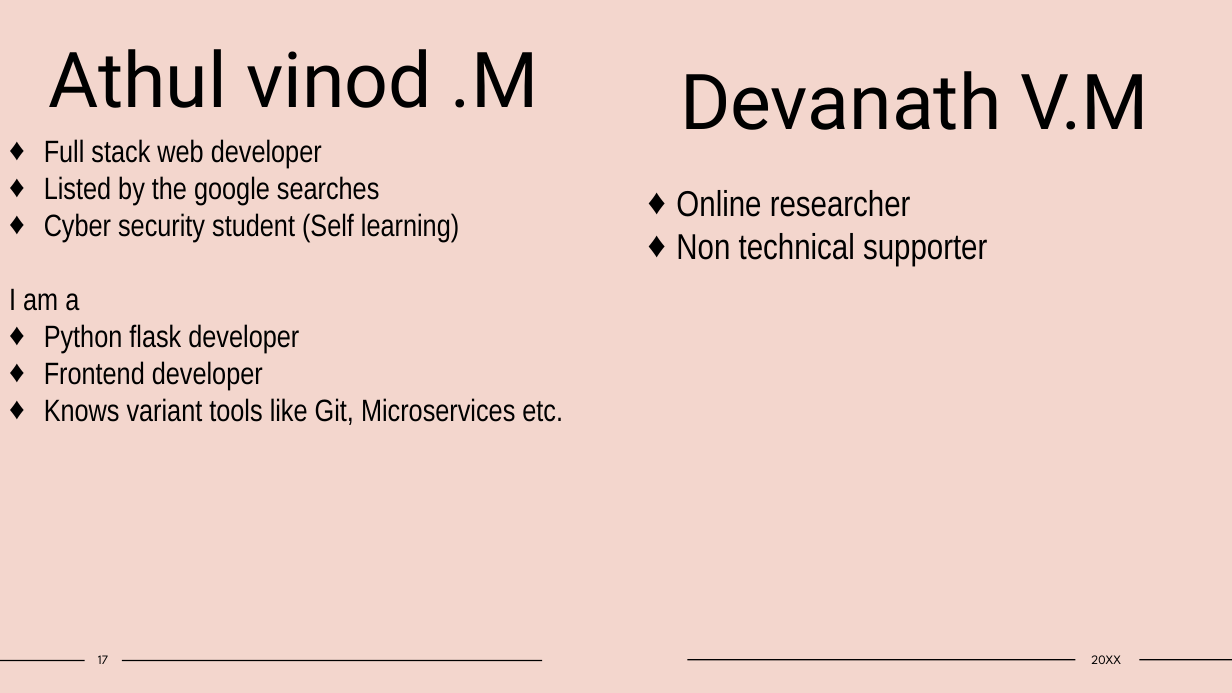
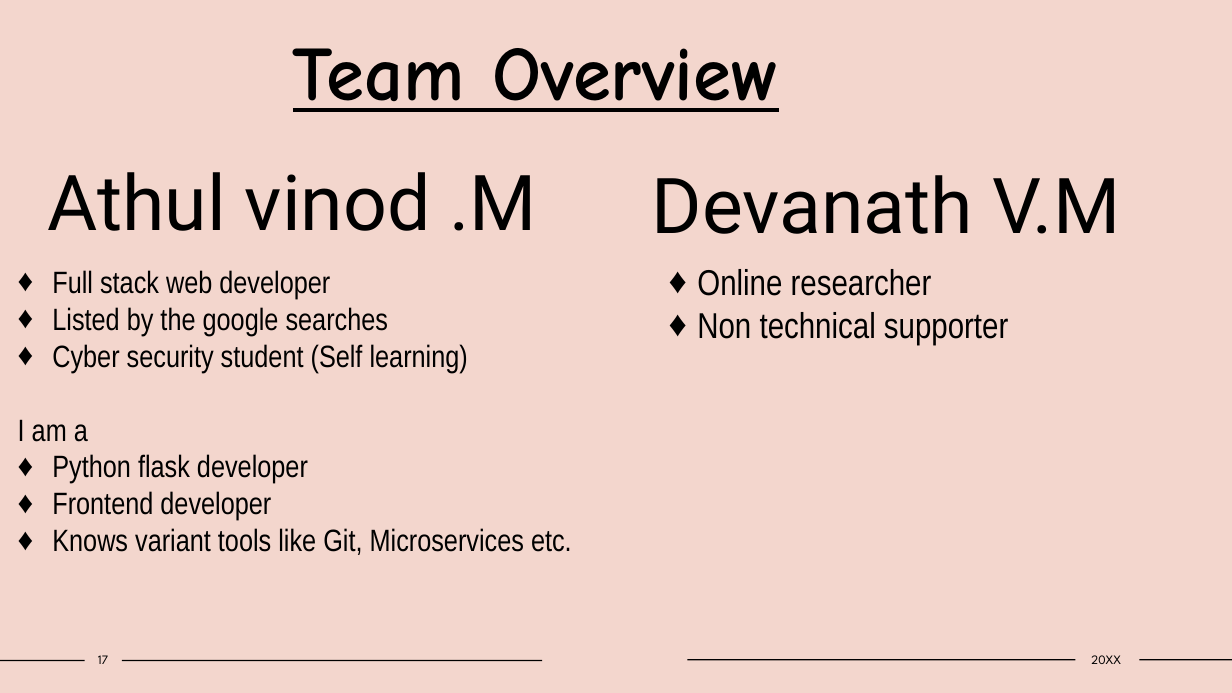
Before and after one commit to athul-blog/yip-ppt, a slide deck: slide 17 of kavalkaran final.pptx. Drawn at 1232x693 pixels with LibreOffice and Linux fonts; fonts in the diff are those of the drawing. Boxes give left, top, right and bottom in pixels: in the first picture for what was removed or moved away, otherwise in the second. Text is boxed around its words. In the diff, an @@ line names an element or a change of style, - is before the commit and + after.

```diff
--- a/kavalkaran final.pptx
+++ b/kavalkaran final.pptx
@@ text added at (x1=293, y1=48, x2=779, y2=112), 60 pt, text #000000, bold, underline @@
+Team Overview
@@ text "Athul vinod .M" moved from (x1=49, y1=49, x2=538, y2=108) to (x1=47, y1=172, x2=537, y2=231) @@
@@ text "Devanath V.M" moved from (x1=680, y1=71, x2=1148, y2=130) to (x1=652, y1=175, x2=1120, y2=234) @@
@@ text "Full stack web developer" moved from (x1=9, y1=139, x2=563, y2=425) to (x1=18, y1=270, x2=572, y2=555) @@
@@ text "Online researcher" moved from (x1=676, y1=190, x2=987, y2=266) to (x1=697, y1=269, x2=1008, y2=346) @@
```
Also in this commit, not shown: 10 other slides changed.
